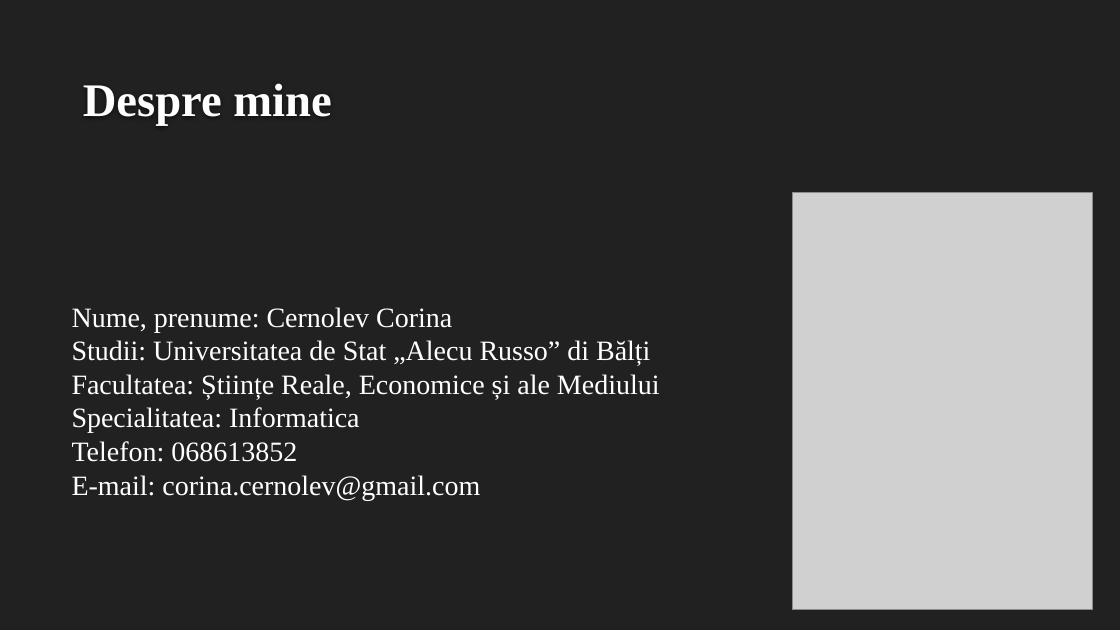
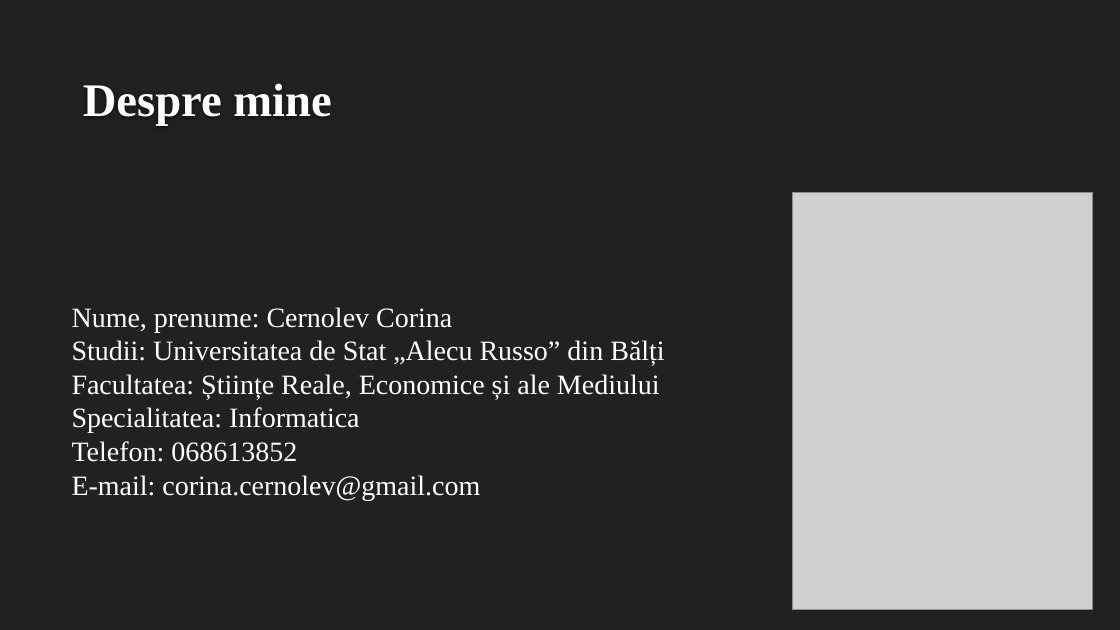
Before and after one commit to CernolevCorina/Python_introduction, a slide deck: slide 2 of Introducere în limbajul de programare Python.pptx. Drawn at 1120x630 pixels with LibreOffice and Linux fonts; fonts in the diff are those of the drawing; grey boxes stand for pictures; background and template pictures are left out. Boxes give left, top, right and bottom in pixels: in the first picture for what was removed or moved away, otherwise in the second. Text is boxed around its words. In the diff, an @@ line names an element or a change of style, - is before the commit and + after.

```diff
--- a/Introducere în limbajul de programare Python.pptx
+++ b/Introducere în limbajul de programare Python.pptx
@@ text at [72, 340, 664, 366]: text changed @@
-Studii: Universitatea de Stat „Alecu Russo” di Bălți
+Studii: Universitatea de Stat „Alecu Russo” din Bălți
```
Also in this commit, not shown: 9 other slides changed, 1 slide added, 1 other file.
